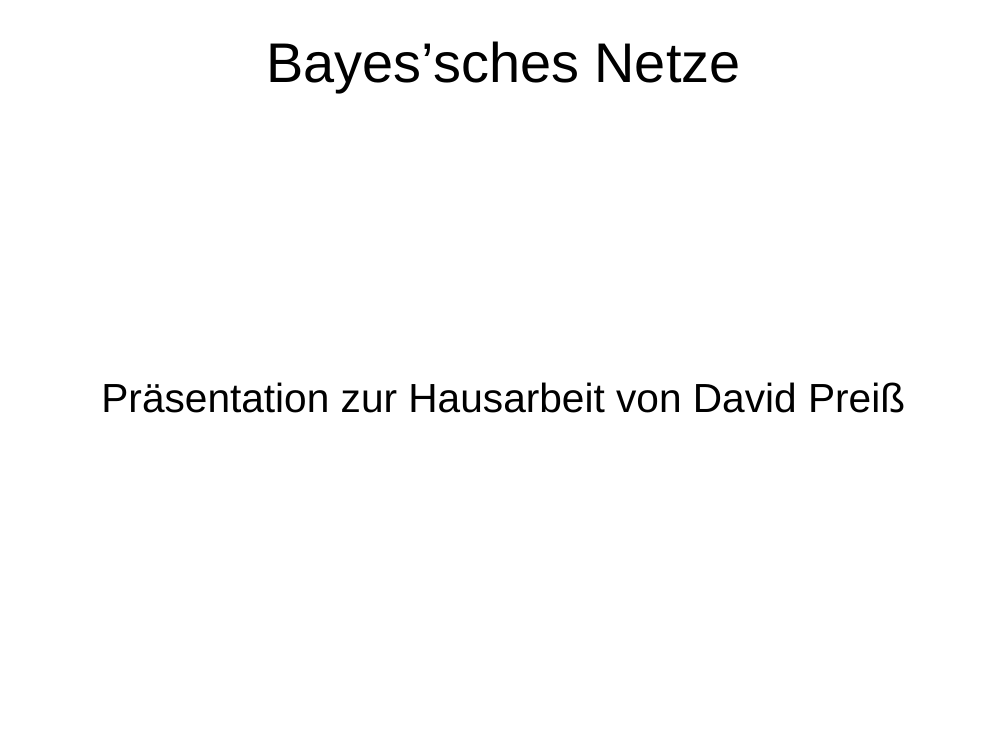
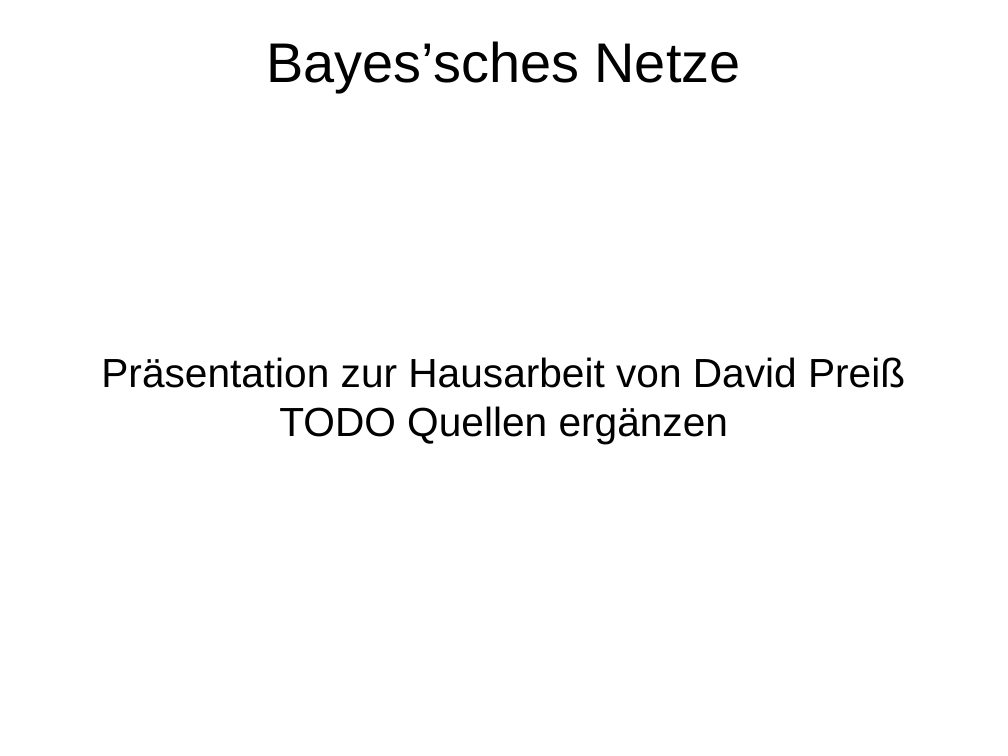
Before and after one commit to davidReward/robotik, a slide deck: slide 1 of praesi.odp. Drawn at 1008x756 pixels with LibreOffice and Linux fonts; fonts in the diff are those of the drawing. Boxes give left, top, right and bottom in pixels: in the first picture for what was removed or moved away, otherwise in the second. Text is boxed around its words. In the diff, an @@ line names an element or a change of style, - is before the commit and + after.

```diff
--- a/praesi.odp
+++ b/praesi.odp
@@ subtitle at box(279, 406, 728, 444): paragraph added @@
+TODO Quellen ergänzen
```
Also in this commit, not shown: 9 slides added.
